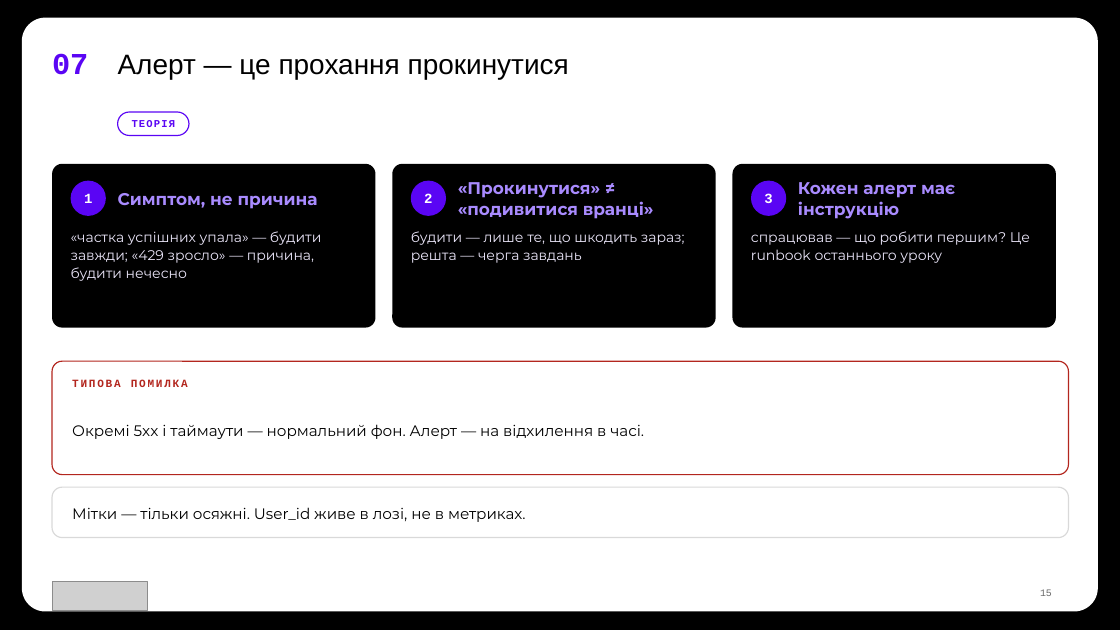
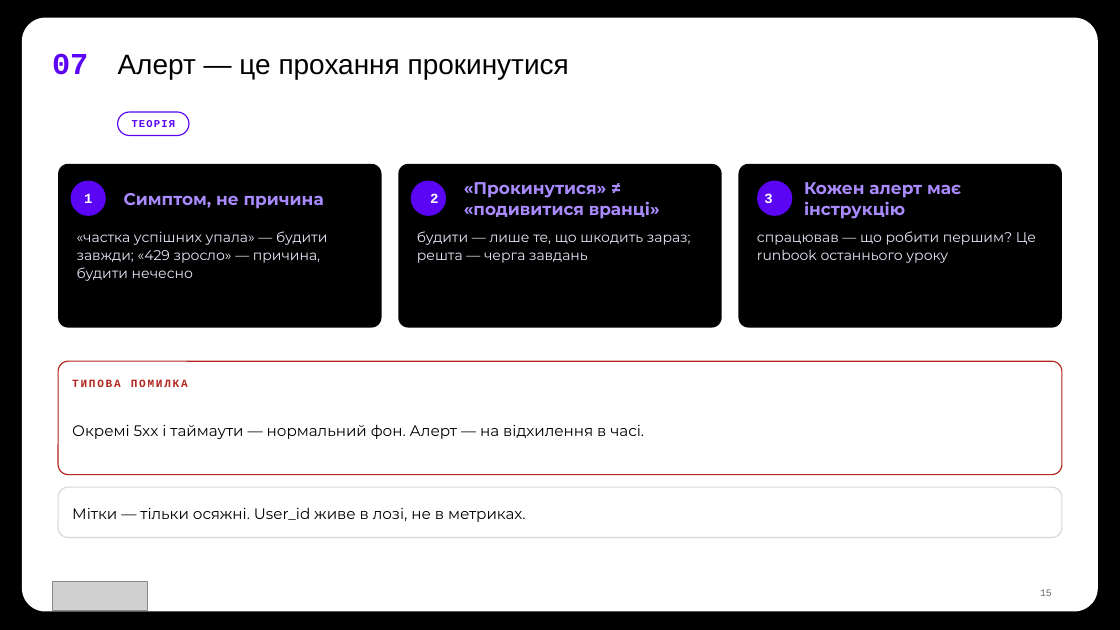
Before and after one commit to TarasFedorenkoFTV/llmops-bootcamp, a slide deck: slide 15 of docs/decks/L09.pptx. Drawn at 1120x630 pixels with LibreOffice and Linux fonts; fonts in the diff are those of the drawing; grey boxes stand for pictures; background and template pictures are left out. Boxes give left, top, right and bottom in pixels: in the first picture for what was removed or moved away, otherwise in the second. Text is boxed around its words. In the diff, an @@ line names an element or a change of style, - is before the commit and + after.

```diff
--- a/docs/decks/L09.pptx
+++ b/docs/decks/L09.pptx
@@ 7 texts, 3 rounded rectangles, 1 ellipse: place and size @@
-7 texts, 3 rounded rectangles, 1 ellipse at [52, 164, 1056, 328]
+7 texts, 3 rounded rectangles, 1 ellipse at [58, 164, 1062, 328]
@@ rounded rectangle: place and size @@
-rounded rectangle at [52, 361, 1069, 475]
+rounded rectangle at [58, 361, 1062, 475]
@@ rounded rectangle: place and size @@
-rounded rectangle at [52, 487, 1069, 538]
+rounded rectangle at [58, 487, 1062, 538]
```
Also in this commit, not shown: 8 other slides changed, 11 other files.
